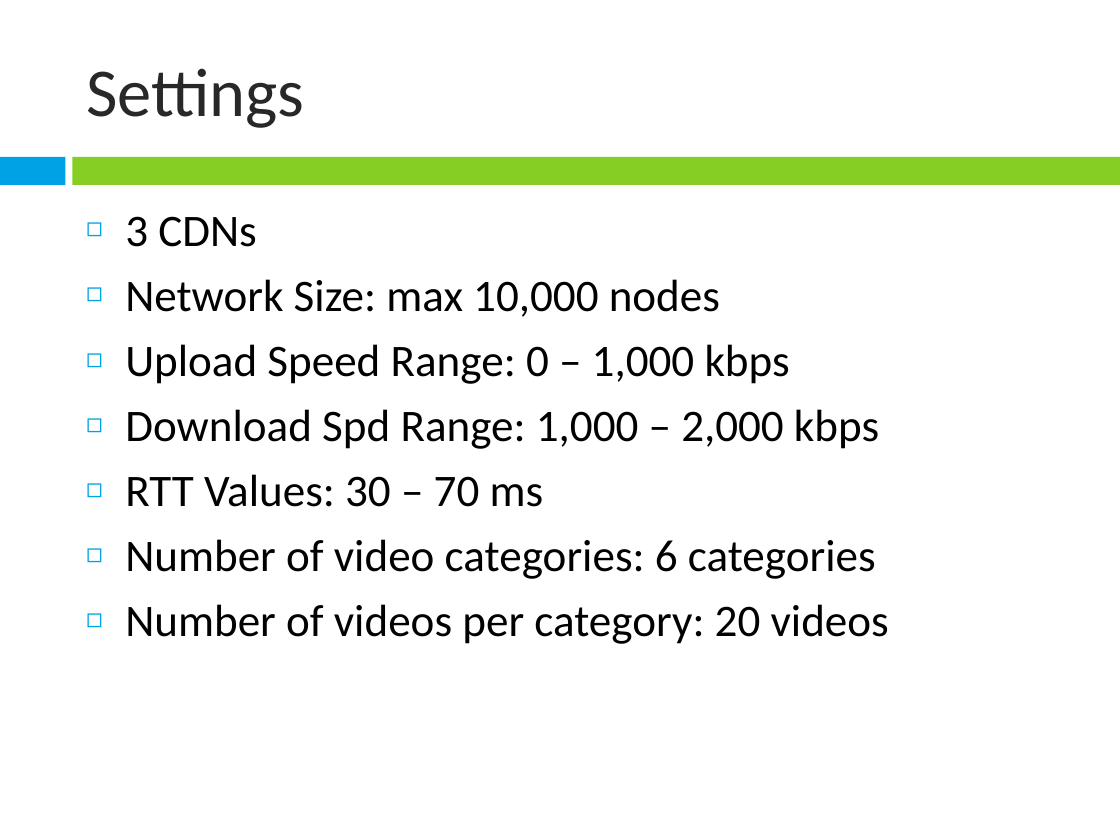
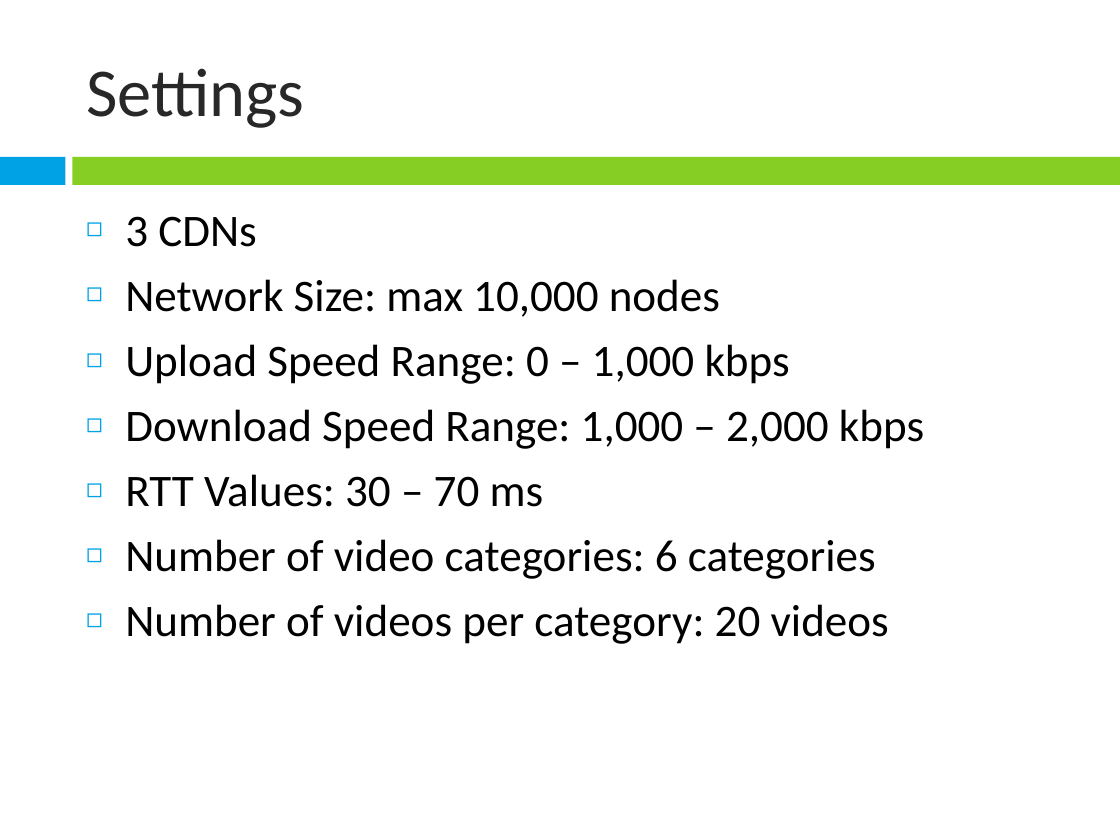
Before and after one commit to janeriongcol/ndsg-chupacabra, a slide deck: slide 69 of Presentations/Mock Presentation.pptx (slide 70 before the commit). Drawn at 1120x840 pixels with LibreOffice and Linux fonts; fonts in the diff are those of the drawing. Boxes give left, top, right and bottom in pixels: in the first picture for what was removed or moved away, otherwise in the second. Text is boxed around its words. In the diff, an @@ line names an element or a change of style, - is before the commit and + after.

```diff
--- a/Presentations/Mock Presentation.pptx
+++ b/Presentations/Mock Presentation.pptx
@@ text at [125, 409, 924, 449]: text changed @@
-◻ Download Spd Range: 1,000 – 2,000 kbps
+◻ Download Speed Range: 1,000 – 2,000 kbps
```
Also in this commit, not shown: 16 other slides changed, 1 slide added, 3 slides removed.
